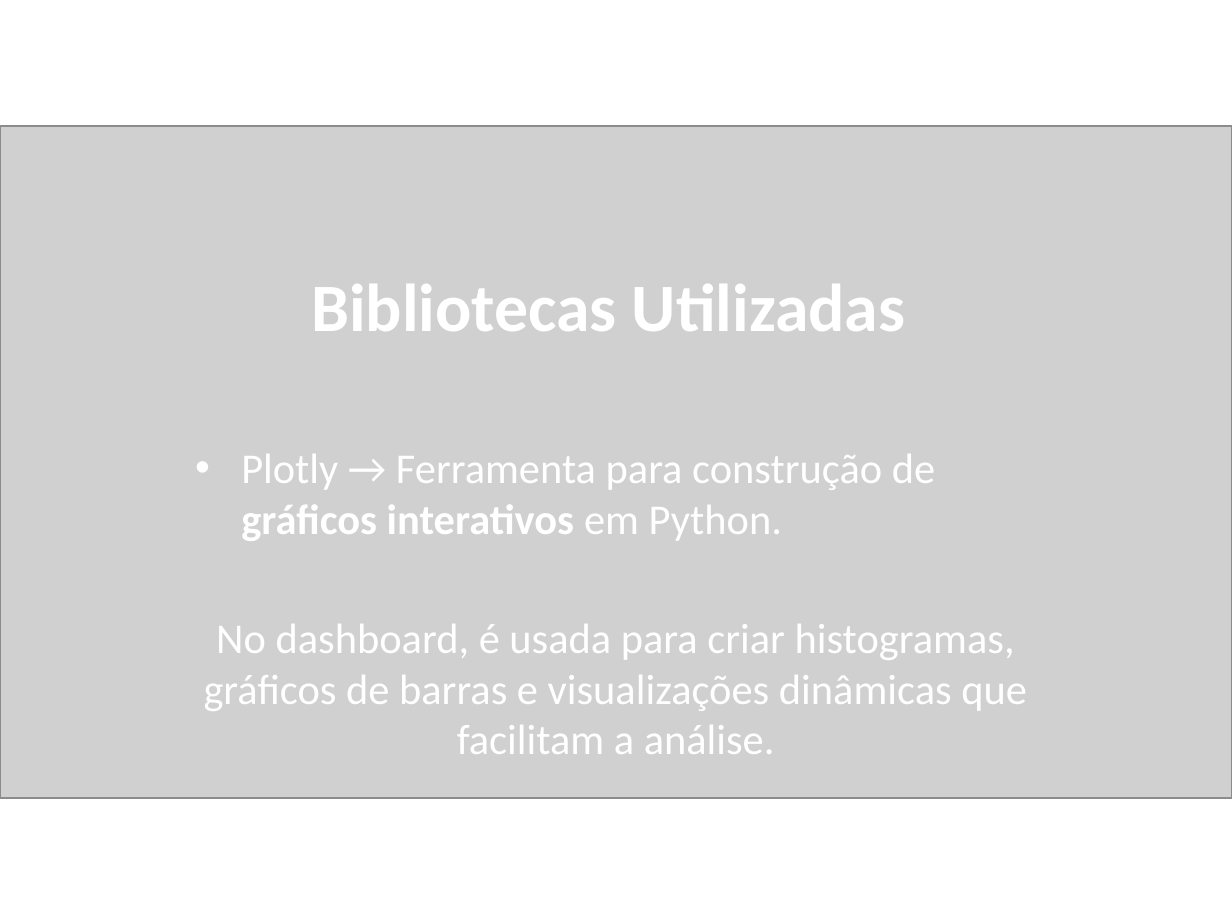
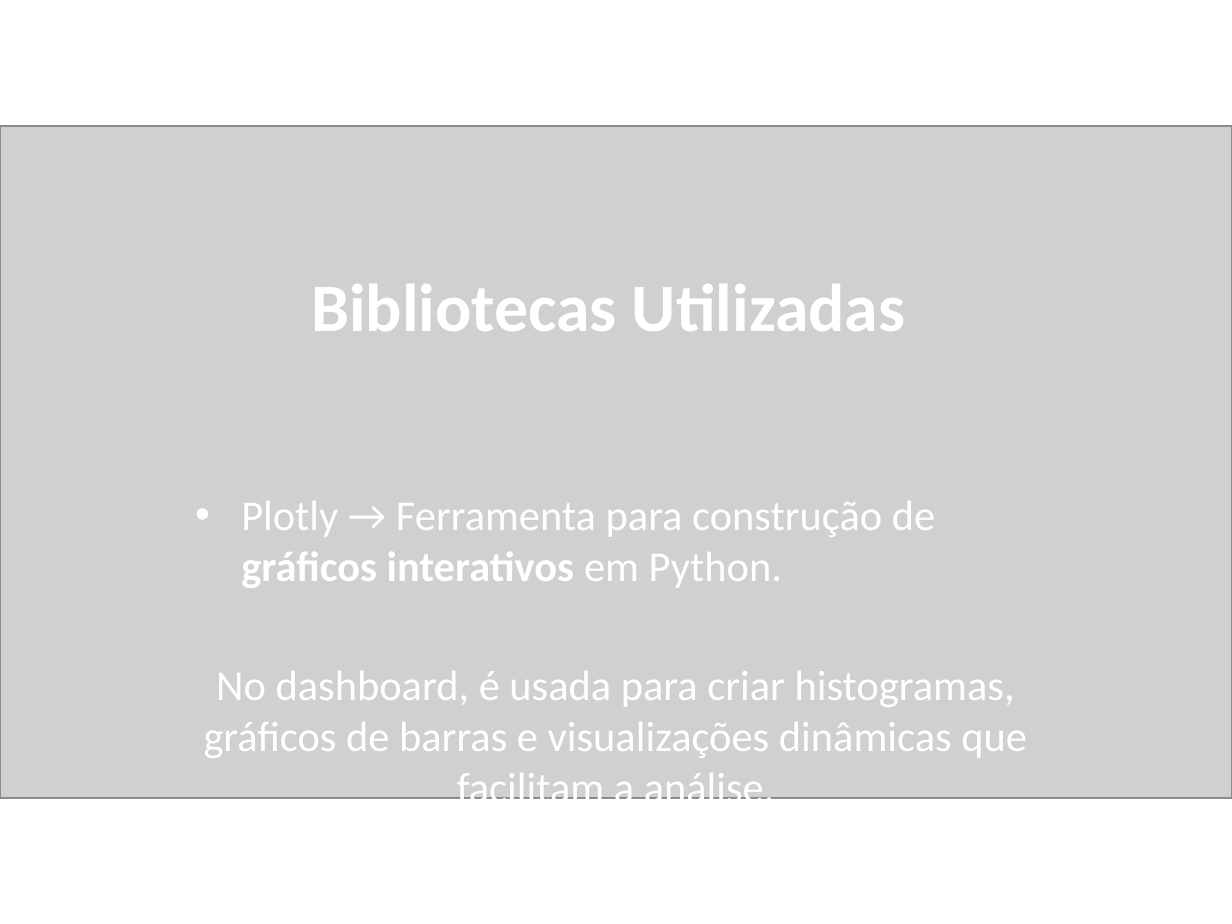
Before and after one commit to projetosapre/SapreProject, a slide deck: slide 9 of Dashboard_SAPRE.pptx (slide 8 before the commit). Drawn at 1232x924 pixels with LibreOffice and Linux fonts; fonts in the diff are those of the drawing; grey boxes stand for pictures. Boxes give left, top, right and bottom in pixels: in the first picture for what was removed or moved away, otherwise in the second. Text is boxed around its words. In the diff, an @@ line names an element or a change of style, - is before the commit and + after.

```diff
--- a/Dashboard_SAPRE.pptx
+++ b/Dashboard_SAPRE.pptx
@@ text "Plotly → Ferramenta para construção ..." rewrapped from [204,454,1027,754] to [204,501,1027,813] @@
```
Also in this commit, not shown: 8 other slides changed, 2 slides added.
